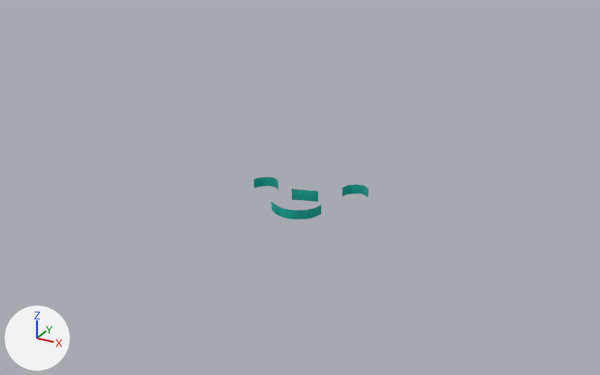
An edit to the OBJ model Proyecto_Final_Acuario/Proyecto_Final_Acuario/Models/Acuario/cristales.obj, drawn before and after from the same camera.
One viewpoint serves both versions: a 50 mm lens placed at (244.0, -579.0, 306.0), pointed at (-88.0, 26.0, 4.0). The axes (+X, +Y, +Z) are drawn at lower left. The lights are the same throughout. Where no turn or scale is listed for an object, it has been applied to the vertices. Vertices at the same position are counted once.

In view in the first picture: 'cristales'.
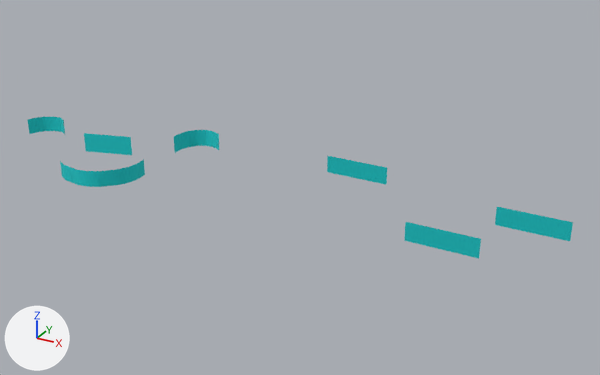
Boxes (x1, y1, x2, y2) around the edits, measured in the pictures (600 x 375 px; the box of a moved part takes in the faces that stretch with it):
'cristales', reshaped (372% wider, 230% taller): before (254, 177, 369, 219); after (27, 117, 573, 258)
part 1 of me_cristales, moved or reshaped: before (292, 189, 318, 202); after (495, 207, 573, 241)
part 2 of me_cristales, added (cyan): after (404, 222, 481, 258)
part 3 of me_cristales, added (cyan): after (327, 156, 387, 184)
part 4 of me_cristales, moved or reshaped: before (274, 178, 278, 189); after (206, 130, 219, 150)
part 5 of me_cristales, moved or reshaped: before (254, 177, 274, 188); after (174, 130, 206, 153)
part 6 of me_cristales, added (cyan): after (84, 133, 132, 155)
part 7 of me_cristales, moved or reshaped: before (342, 184, 362, 197); after (27, 117, 62, 134)
part 8 of me_cristales, moved or reshaped: before (362, 185, 369, 197); after (61, 118, 65, 134)
part 9 of me_cristales, moved or reshaped: before (271, 201, 278, 215); after (60, 161, 72, 182)
part 10 of me_cristales, moved or reshaped: before (278, 206, 300, 219); after (71, 168, 110, 187)
part 11 of me_cristales, moved or reshaped: before (300, 205, 321, 219); after (109, 159, 145, 186)

Edits to the bpy script that builds the scene:
```text
Change me_cristales:
    where me_cristales.from_pydata(...)  # 115 vertices, 62 faces; spans x -126.6..-26.7, y -31.5..44.4, z 0.6..10.7
    remove me_cristales.materials.append(mat_lambert2sg)  # picture img_pared_png
    remove me_cristales.materials.append(mat_cristales_lambert39sg)  # picture img_pared_png
    remove me_cristales.materials.append(mat_cristales_lambert41sg)  # picture img_pared_png
    me_cristales part 1: the loose piece of 25 vertices spanning x -85.8..-63.2, y 6.3..13.4, z 0.6..10.7 is scaled about its middle by (2.7, -0.0336, 1.66), then moved by (192.8, 28.6, 5.5), in mat_lambert60sg (picture img_cristal_png)
    me_cristales part 2: the loose piece of 25 vertices spanning x -85.8..-63.2, y 6.3..13.4, z 0.6..10.7 is copied, and the copy is scaled about its middle by (2.7, -0.0336, 1.66), then moved by (138.3, -33.5, 5.5), in mat_lambert60sg (picture img_cristal_png); it spans x 33.4..94.3, y -23.8..-23.6, z 2.8..19.6
    me_cristales part 3: the loose piece of 25 vertices spanning x -85.8..-63.2, y 6.3..13.4, z 0.6..10.7 is copied, and the copy is scaled about its middle by (2.7, -0.0336, 1.66), then moved by (20.4, 62.7, 5.5), in mat_lambert60sg (picture img_cristal_png); it spans x -84.5..-23.6, y 72.3..72.6, z 2.8..19.6
    me_cristales part 4: the loose piece of 9 vertices spanning x -112.1..-104.2, y 14.4..20.6, z 1.8..10.7 is turned 24.5 degrees about the z axis through its middle and scaled by 1.94, then moved by (-107.4, 55.7, 5.4), in mat_lambert60sg (picture img_cristal_png)
    me_cristales part 5: the loose piece of 15 vertices spanning x -126.6..-112.1, y 8.8..20.6, z 1.8..10.7 is turned 24.5 degrees about the z axis through its middle and scaled by 1.94, then moved by (-113.7, 44.6, 5.4), in mat_lambert60sg (picture img_cristal_png)
    me_cristales part 6: the loose piece of 25 vertices spanning x -85.8..-63.2, y 6.3..13.4, z 0.6..10.7 is copied, and the copy is scaled about its middle by (2.14, 1.94, 1.92), then moved by (-227.2, 4.4, 5.2), in mat_lambert60sg (picture img_cristal_png); it spans x -325.9..-277.5, y 7.3..21.1, z 1.1..20.6
    me_cristales part 7: the loose piece of 15 vertices spanning x -48.2..-35.3, y 30.9..44.4, z 1.8..10.7 is turned -6.9 degrees about the z axis through its middle and scaled by 1.82, then moved by (-354.1, -14.0, 5.3), in mat_lambert60sg (picture img_cristal_png)
    me_cristales part 8: the loose piece of 9 vertices spanning x -35.3..-26.7, y 39.2..44.3, z 1.8..10.7 is turned -6.9 degrees about the z axis through its middle and scaled by 1.82, then moved by (-344.5, -13.0, 5.3), in mat_lambert60sg (picture img_cristal_png)
    me_cristales part 9: the loose piece of 12 vertices spanning x -92.2..-79.6, y -29.3..-18.3, z 1.7..10.3 is turned 13.4 degrees about the z axis through its middle and scaled by 1.79, then moved by (-206.1, -31.9, 4.3), in mat_lambert60sg (picture img_cristal_png)
    me_cristales part 10: the loose piece of 15 vertices spanning x -80.2..-58.8, y -31.5..-27.7, z 1.7..10.3 is turned 13.4 degrees about the z axis through its middle and scaled by 1.79, then moved by (-191.5, -29.5, 4.3), in mat_lambert60sg (picture img_cristal_png)
    me_cristales part 11: the loose piece of 15 vertices spanning x -59.0..-48.5, y -27.8..-9.2, z 1.7..10.3 is turned 13.4 degrees about the z axis through its middle and scaled by 1.79, then moved by (-184.3, -14.7, 4.3), in mat_lambert60sg (picture img_cristal_png)
    add me_cristales.materials.append(mat_lambert60sg)  # picture img_cristal_png
```
